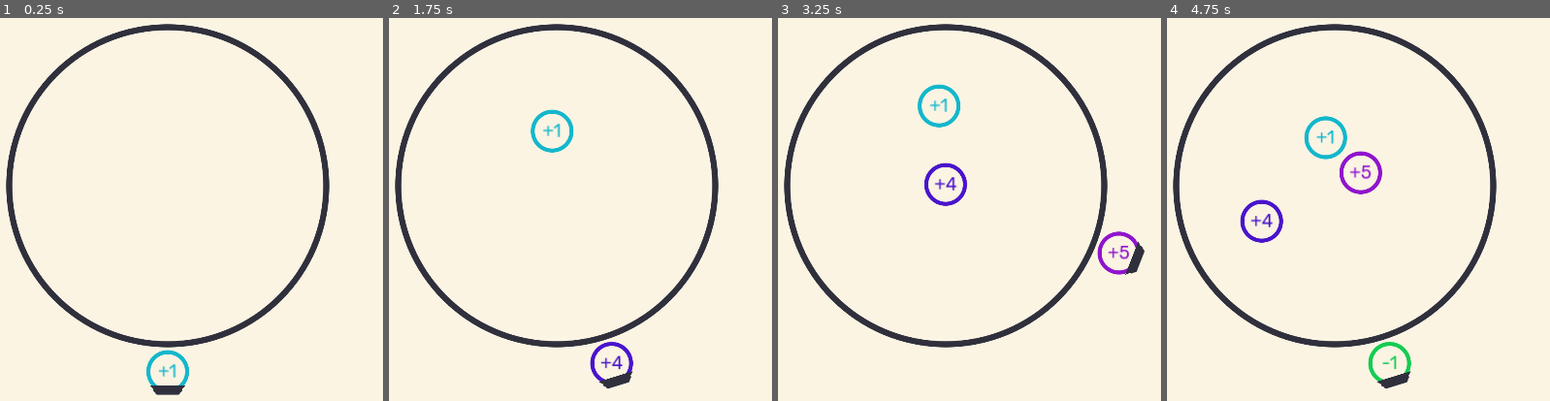
Above: before the commit, frames 1-4 (left to right).
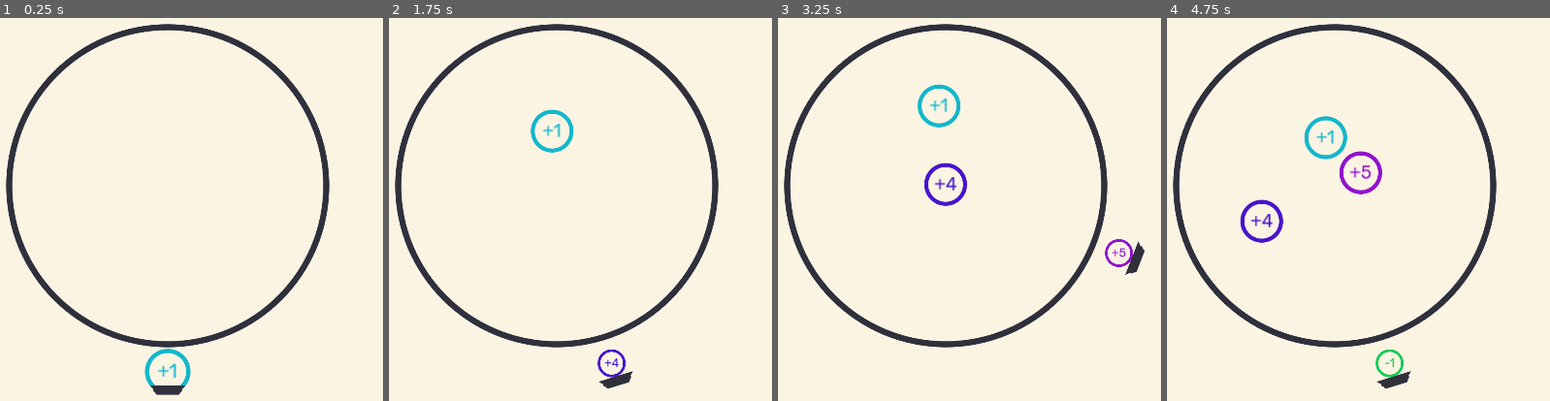
Above: after the commit, the same moments.

Repository: stur86/anti-numbers
Game: Godot game, scene res://scenes/main_scene.tscn
Same seed, same stepped clock (60 frames per second), same inputs: the game is played once before the commit and once after it. This scene is started directly instead of the project's main scene.
Inputs:
- Up to frame 1 (0.25 s): no input
- Up to frame 2 (1.75 s): tap Enter at 0.5 s; hold Right (Right) 0.53-1.28 s; tap Up (Launch) at 0.6, 1.35 s; hold Left (Left) from 1.28 s (still down)
- Up to frame 3 (3.25 s): release Left (Left) at 2.03 s; hold Right (Right) from 2.03 s (still down); tap Up (Launch) at 2.1, 2.85 s
- Up to frame 4 (4.75 s): release Right (Right) at 3.53 s; hold Left (Left) from 3.53 s (still down); tap Up (Launch) at 3.6, 4.35 s

The runs differ from the first frame. In frame 1, 0.3% of the frame differs, in the area x 37-50%, y 86-97%; in frame 2, 0.5%; in frame 3, 0.5%, in the area x 83-94%, y 55-68%; in frame 4, 0.5%.

Commit message:
Added animations

Diff:
--- a/objects/number_particle.tscn
+++ b/objects/number_particle.tscn
@@ -1,16 +1,167 @@
-[gd_scene load_steps=7 format=3 uid="uid://b1okgjfc35tjc"]
+[gd_scene load_steps=15 format=3 uid="uid://b1okgjfc35tjc"]
 
 [ext_resource type="PhysicsMaterial" uid="uid://3w185p5kmief" path="res://objects/number_particle_material.tres" id="1_j4bnq"]
 [ext_resource type="Script" path="res://scripts/number_particle.gd" id="1_v6r8x"]
 [ext_resource type="Texture2D" uid="uid://kmatofo2cds1" path="res://graphics/circle_edge.svg" id="2_av0v8"]
 [ext_resource type="FontFile" uid="uid://bv1e3ubu05qd5" path="res://Rubik-Regular.ttf" id="2_jsiup"]
+[ext_resource type="Texture2D" uid="uid://bxpychvsuu1xh" path="res://graphics/circle_full.svg" id="5_sdork"]
 
 [sub_resource type="LabelSettings" id="LabelSettings_u2fcb"]
 font = ExtResource("2_jsiup")
 font_size = 45
 
+[sub_resource type="Curve" id="Curve_rgkry"]
+_data = [Vector2(0, 1), 0.0, 0.0, 0, 0, Vector2(0.987245, 0), 0.0, 0.0, 0, 0]
+point_count = 2
+
+[sub_resource type="CurveTexture" id="CurveTexture_s0ci2"]
+curve = SubResource("Curve_rgkry")
+
+[sub_resource type="ParticleProcessMaterial" id="ParticleProcessMaterial_xhb7a"]
+particle_flag_disable_z = true
+spread = 180.0
+gravity = Vector3(0, 0, 0)
+initial_velocity_min = 800.0
+initial_velocity_max = 1200.0
+orbit_velocity_min = 0.0
+orbit_velocity_max = 0.0
+damping_min = 900.0
+damping_max = 1100.0
+scale_min = 0.1
+scale_max = 0.3
+scale_curve = SubResource("CurveTexture_s0ci2")
+attractor_interaction_enabled = false
+
 [sub_resource type="CircleShape2D" id="CircleShape2D_f462o"]
 radius = 53.0
+
+[sub_resource type="Animation" id="Animation_ehodq"]
+resource_name = "Expand"
+length = 0.3
+tracks/0/type = "value"
+tracks/0/imported = false
+tracks/0/enabled = true
+tracks/0/path = NodePath("ParticleSprite:scale")
+tracks/0/interp = 2
+tracks/0/loop_wrap = true
+tracks/0/keys = {
+"times": PackedFloat32Array(0, 0.2, 0.3),
+"transitions": PackedFloat32Array(1, 1, 1),
+"update": 0,
+"values": [Vector2(0, 0), Vector2(1.1, 1.1), Vector2(1, 1)]
+}
+
+[sub_resource type="Animation" id="Animation_i47vn"]
+length = 0.001
+tracks/0/type = "value"
+tracks/0/imported = false
+tracks/0/enabled = true
+tracks/0/path = NodePath("ParticleSprite:scale")
+tracks/0/interp = 1
+tracks/0/loop_wrap = true
+tracks/0/keys = {
+"times": PackedFloat32Array(0),
+"transitions": PackedFloat32Array(1),
+"update": 0,
+"values": [Vector2(1, 1)]
+}
+tracks/1/type = "value"
+tracks/1/imported = false
+tracks/1/enabled = true
+tracks/1/path = NodePath("Explosion/Main:scale")
+tracks/1/interp = 1
+tracks/1/loop_wrap = true
+tracks/1/keys = {
+"times": PackedFloat32Array(0),
+"transitions": PackedFloat32Array(1),
+"update": 0,
+"values": [Vector2(1e-05, 1e-05)]
+}
+tracks/2/type = "value"
+tracks/2/imported = false
+tracks/2/enabled = true
+tracks/2/path = NodePath("Explosion/Debris:emitting")
+tracks/2/interp = 1
+tracks/2/loop_wrap = true
+tracks/2/keys = {
+"times": PackedFloat32Array(0),
+"transitions": PackedFloat32Array(1),
+"update": 1,
+"values": [false]
+}
+tracks/3/type = "value"
+tracks/3/imported = false
+tracks/3/enabled = true
+tracks/3/path = NodePath("ParticleSprite:visible")
+tracks/3/interp = 1
+tracks/3/loop_wrap = true
+tracks/3/keys = {
+"times": PackedFloat32Array(0),
+"transitions": PackedFloat32Array(1),
+"update": 1,
+"values": [true]
+}
+
+[sub_resource type="Animation" id="Animation_w7iem"]
+resource_name = "Explode"
+length = 0.3
+tracks/0/type = "value"
+tracks/0/imported = false
+tracks/0/enabled = true
+tracks/0/path = NodePath("Explosion/Main:scale")
+tracks/0/interp = 2
+tracks/0/loop_wrap = true
+tracks/0/keys = {
+"times": PackedFloat32Array(0, 0.1, 0.3),
+"transitions": PackedFloat32Array(1, 1, 1),
+"update": 0,
+"values": [Vector2(1e-05, 1e-05), Vector2(1, 1), Vector2(1e-05, 1e-05)]
+}
+tracks/1/type = "value"
+tracks/1/imported = false
+tracks/1/enabled = true
+tracks/1/path = NodePath("Explosion/Debris:emitting")
+tracks/1/interp = 1
+tracks/1/loop_wrap = true
+tracks/1/keys = {
+"times": PackedFloat32Array(0.1),
+"transitions": PackedFloat32Array(1),
+"update": 1,
+"values": [true]
+}
+tracks/2/type = "value"
+tracks/2/imported = false
+tracks/2/enabled = true
+tracks/2/path = NodePath("ParticleSprite:visible")
+tracks/2/interp = 1
+tracks/2/loop_wrap = true
+tracks/2/keys = {
+"times": PackedFloat32Array(0.1),
+"transitions": PackedFloat32Array(1),
+"update": 1,
+"values": [false]
+}
+tracks/3/type = "method"
+tracks/3/imported = false
+tracks/3/enabled = true
+tracks/3/path = NodePath(".")
+tracks/3/interp = 1
+tracks/3/loop_wrap = true
+tracks/3/keys = {
+"times": PackedFloat32Array(0.3),
+"transitions": PackedFloat32Array(1),
+"values": [{
+"args": [],
+"method": &"queue_free"
+}]
+}
+
+[sub_resource type="AnimationLibrary" id="AnimationLibrary_0h8y5"]
+_data = {
+"Expand": SubResource("Animation_ehodq"),
+"Explode": SubResource("Animation_w7iem"),
+"RESET": SubResource("Animation_i47vn")
+}
 
 [node name="NumberParticle" type="RigidBody2D" groups=["Particles"]]
 center_of_mass_mode = 1
@@ -38,6 +189,21 @@
 justification_flags = 0
 metadata/_edit_lock_ = true
 
+[node name="Explosion" type="Node2D" parent="."]
+
+[node name="Main" type="Sprite2D" parent="Explosion"]
+scale = Vector2(1e-05, 1e-05)
+texture = ExtResource("5_sdork")
+
+[node name="Debris" type="GPUParticles2D" parent="Explosion"]
+emitting = false
+amount = 20
+process_material = SubResource("ParticleProcessMaterial_xhb7a")
+texture = ExtResource("5_sdork")
+lifetime = 0.5
+one_shot = true
+explosiveness = 0.8
+
 [node name="ParticleCollisionBox" type="CollisionShape2D" parent="."]
 visible = false
 shape = SubResource("CircleShape2D_f462o")
@@ -45,5 +211,11 @@
 
 [node name="VisibleOnScreenNotifier2D" type="VisibleOnScreenNotifier2D" parent="."]
 
+[node name="AnimationPlayer" type="AnimationPlayer" parent="."]
+autoplay = "Expand"
+libraries = {
+"": SubResource("AnimationLibrary_0h8y5")
+}
+
 [connection signal="body_entered" from="." to="." method="_on_body_entered"]
 [connection signal="screen_exited" from="VisibleOnScreenNotifier2D" to="." method="_on_visible_on_screen_notifier_2d_screen_exited"]
--- a/scripts/number_particle.gd
+++ b/scripts/number_particle.gd
@@ -46,10 +46,13 @@
 	var other_charge = body.get("charge")
 	if other_charge == -charge:
 		# Annihilation!
-		body.queue_free()
-		queue_free()
+		body.explode()
+		explode()
 		ScoreKeeper.add_score(50)
 
+func explode():
+	$Explosion.modulate = $ParticleSprite.modulate
+	$AnimationPlayer.play("Explode")
 
 func _on_visible_on_screen_notifier_2d_screen_exited():
 	# Destroy and lose one life
